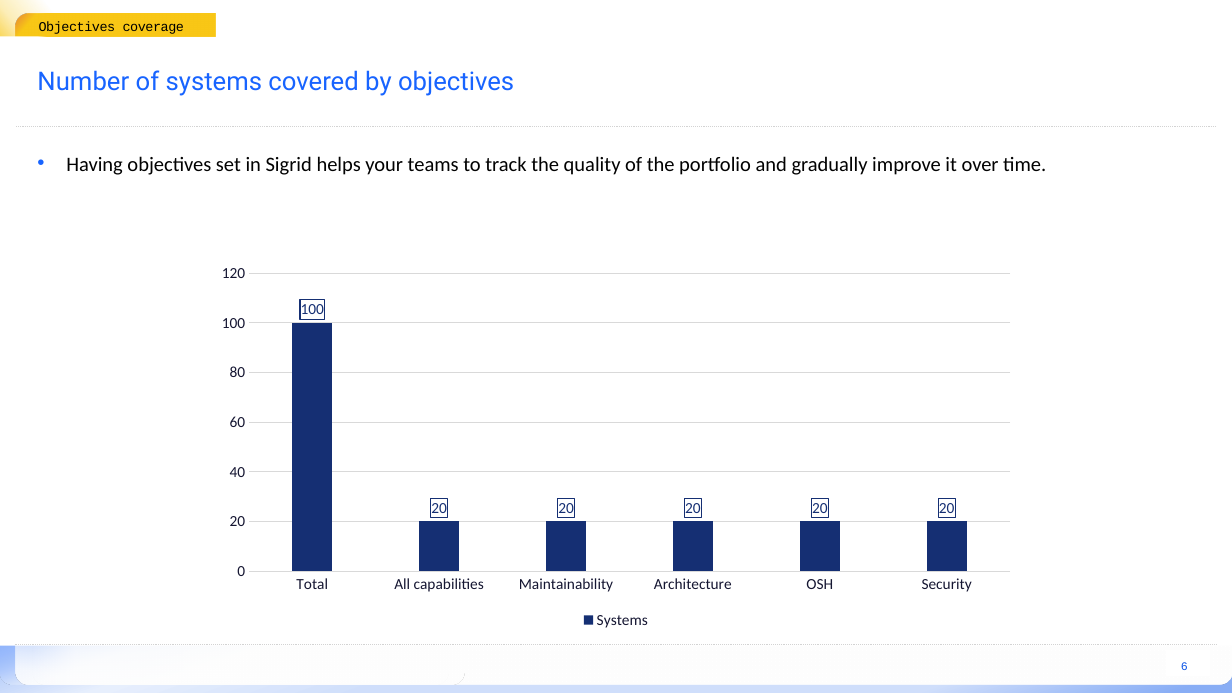
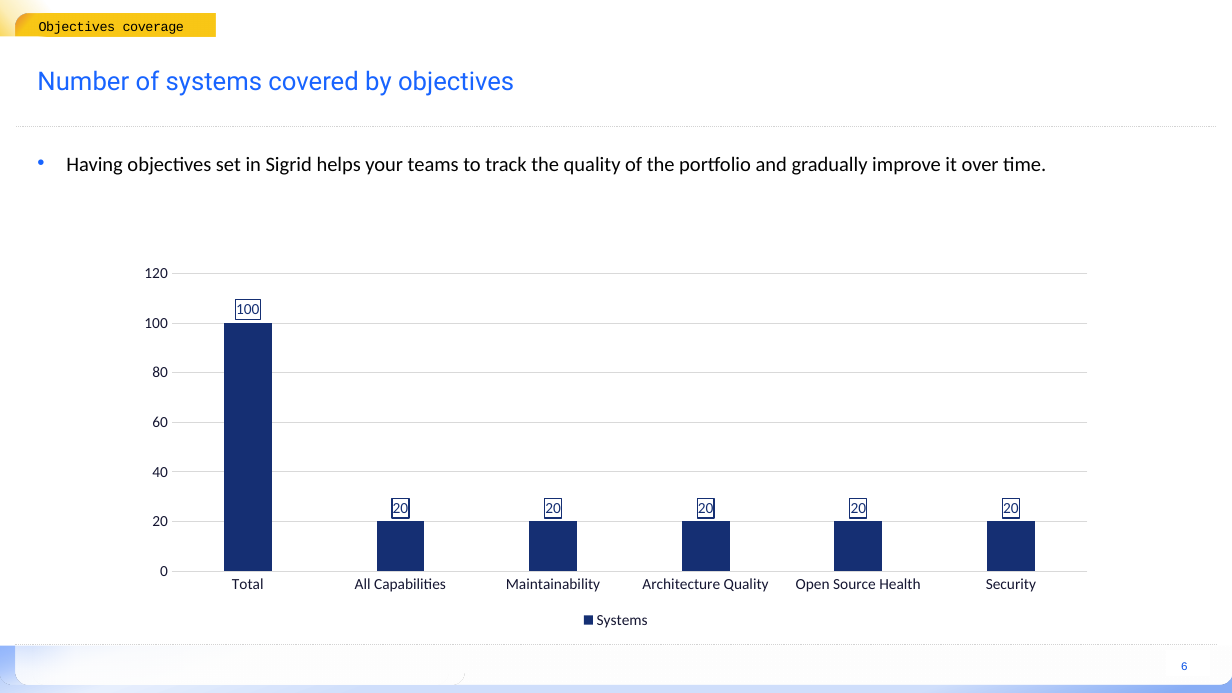
Before and after one commit to Software-Improvement-Group/sigrid-report-generator, a slide deck: slide 6 of src/report_generator/presets/templates/hygiene-report.pptx. Drawn at 1232x693 pixels with LibreOffice and Linux fonts; fonts in the diff are those of the drawing; background and template pictures are left out. Boxes give left, top, right and bottom in pixels: in the first picture for what was removed or moved away, otherwise in the second. Text is boxed around its words. In the diff, an @@ line names an element or a change of style, - is before the commit and + after.

Commit message:
add objectives completeness and pptx

```diff
--- a/src/report_generator/presets/templates/hygiene-report.pptx
+++ b/src/report_generator/presets/templates/hygiene-report.pptx
@@ column chart at <box>125,257,1107,633</box> @@
-categories: Total, All capabilities, Maintainability, Architecture, OSH, Security
+categories: Total, All Capabilities, Maintainability, Architecture Quality, Open Source Health, Security
@@ column chart: place and size @@
-column chart at <box>205,257,1027,633</box>
+column chart at <box>125,257,1107,633</box>
```
Also in this commit, not shown: 4 other files.
